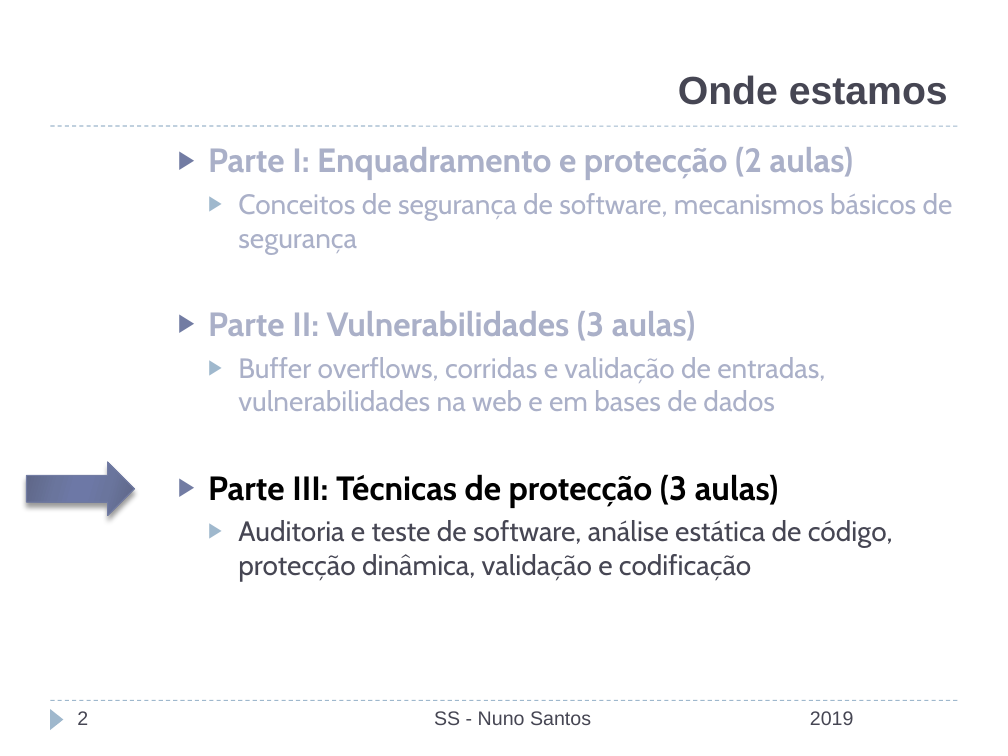
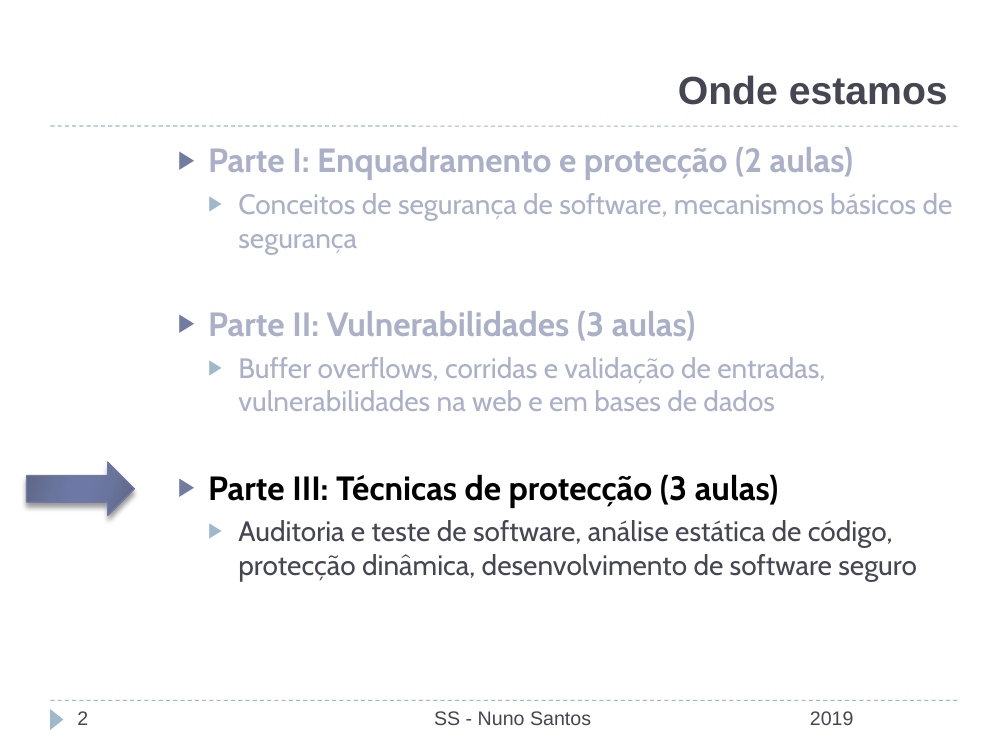
Before and after one commit to nuno-santos/acite2019, a slide deck: slide 2 of teoricas/acite2019-07-estatica_dinamica.pptx. Drawn at 1008x756 pixels with LibreOffice and Linux fonts; fonts in the diff are those of the drawing; background and template pictures are left out. Boxes give left, top, right and bottom in pixels: in the first picture for what was removed or moved away, otherwise in the second. Text is boxed around its words. In the diff, an @@ line names an element or a change of style, - is before the commit and + after.

```diff
--- a/teoricas/acite2019-07-estatica_dinamica.pptx
+++ b/teoricas/acite2019-07-estatica_dinamica.pptx
@@ text at (x1=238, y1=520, x2=917, y2=581): text changed @@
-  ▶ Auditoria e teste de software, análise estática de código, protecção dinâmica, validação e codificação
+  ▶ Auditoria e teste de software, análise estática de código, protecção dinâmica, desenvolvimento de software seguro
```
Also in this commit, not shown: 17 other slides changed, 3 slides removed, 1 other file.
